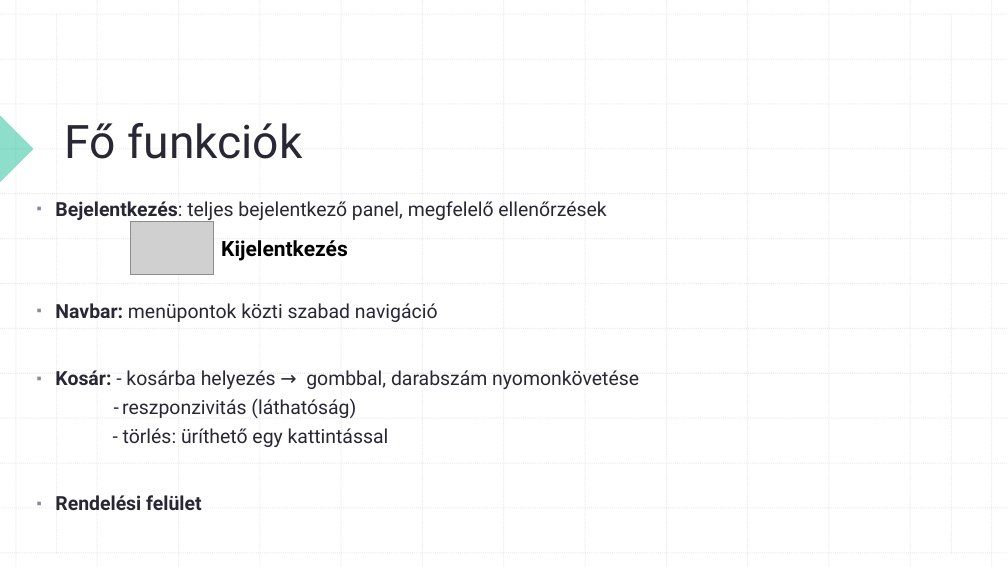
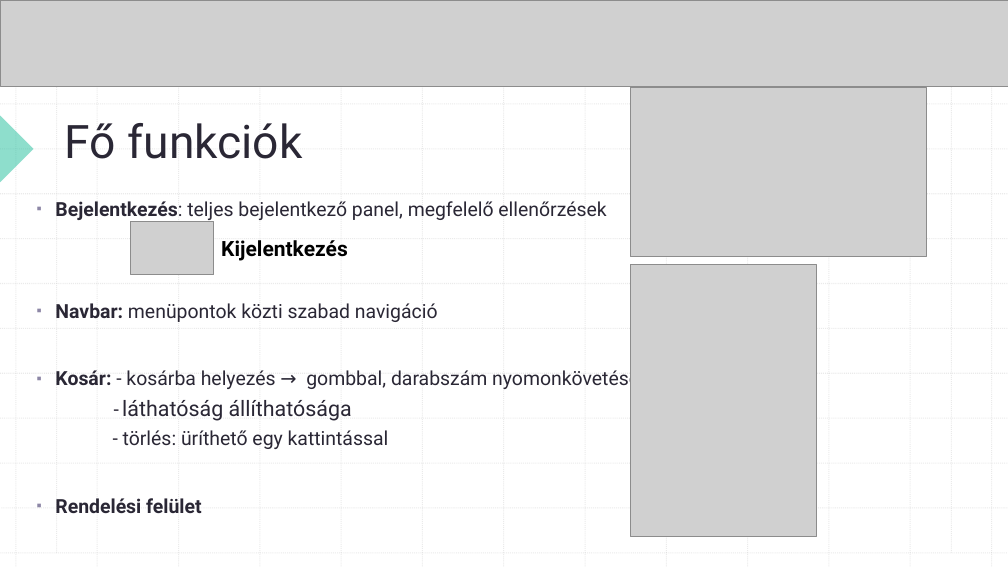
Before and after one commit to c1gyoden/pizzeria, a slide deck: slide 3 of Pizzeria bemutato [Gyovai Denisz, Nagy Marcell].pptx. Drawn at 1008x567 pixels with LibreOffice and Linux fonts; fonts in the diff are those of the drawing; grey boxes stand for pictures. Boxes give left, top, right and bottom in pixels: in the first picture for what was removed or moved away, otherwise in the second. Text is boxed around its words. In the diff, an @@ line names an element or a change of style, - is before the commit and + after.

```diff
--- a/Pizzeria bemutato [Gyovai Denisz, Nagy Marcell].pptx
+++ b/Pizzeria bemutato [Gyovai Denisz, Nagy Marcell].pptx
@@ picture added at [0, 0, 1008, 87] @@
@@ picture added at [630, 88, 926, 257] @@
@@ picture added at [630, 265, 817, 536] @@
@@ text at [122, 400, 352, 421]: text changed; size 18.5 to 20.4 pt @@
-      - reszponzivitás (láthatóság)
+      - láthatóság állíthatósága
```
Also in this commit, not shown: 4 other slides changed.
